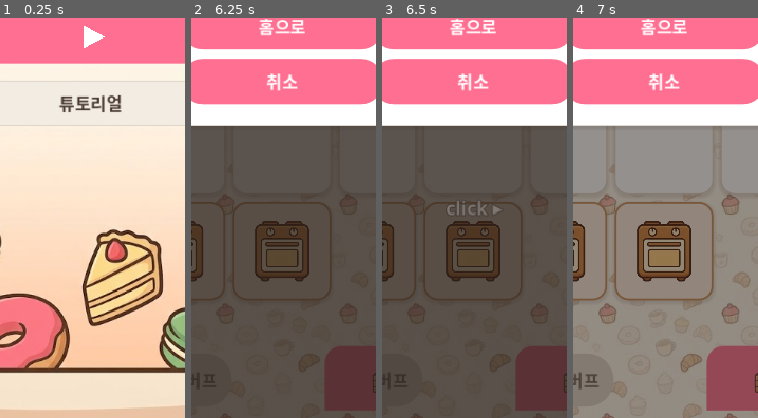
Above: before the commit, frames 1-4 (left to right).
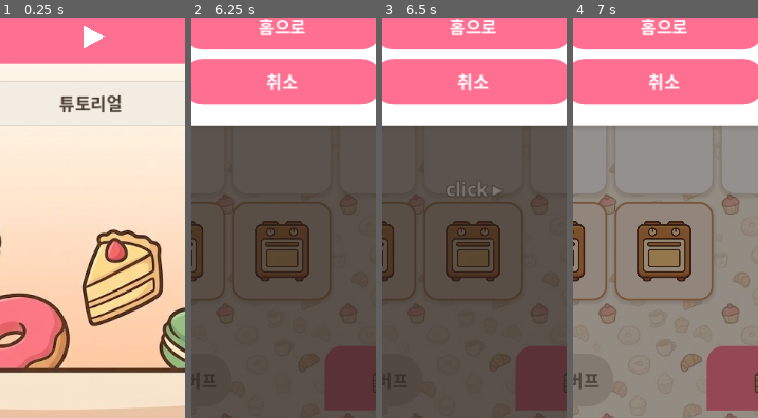
Above: after the commit, the same moments.

Repository: yellyB/game-slot-kitchen
Game: Godot game, scene res://scenes/Main.tscn
Two runs of this game, one before a commit and one after it. Both use one fixed random seed, a clock stepped at 60 frames per second and the inputs below. Sound files missing from this copy of the repository are replaced by a short silence.
Inputs (mouse positions are % of the whole screen's width and height, from its top left):
- Up to frame 1 (0.25 s): no input
- Up to frame 2 (6.25 s): click (21, 5) at 0.5 s; click "돈+10만" at 1.25 s; click "돈-5만" at 2 s; click "손님내보냄" at 2.75 s; click (10, 95) at 3.52 s; click (79, 95) at 4.25 s; click (50, 52) at 5.02 s; click (21, 5) at 5.75 s
- Up to frame 3 (6.5 s): no input
- Up to frame 4 (7 s): click "홈으로" at 6.5 s
The pictures show only the part of the screen within x 25-75%, y 50-100%; the shares and areas given below are measured in that part.

Frames 1-2 are identical in both runs. In frame 3, 0.6% of the frame differs, in the area x 35-65%, y 41-50%; in frame 4, nothing differs.

Commit message:
OPEN/CLOSE 배너 'click ▸' 힌트 위치 20px 위로
Co-Authored-By: Claude Opus 4.8 (1M context) <noreply@anthropic.com>

Diff:
--- a/scripts/main.gd
+++ b/scripts/main.gd
@@ -1046,7 +1046,7 @@
   var vp := get_viewport_rect().size
   img.pivot_offset = img.size * 0.5
   l.pivot_offset = l.size * 0.5
-  hint.position = Vector2((vp.x - hint.size.x) * 0.5, vp.y * 0.72)   # 하단 중앙
+  hint.position = Vector2((vp.x - hint.size.x) * 0.5, vp.y * 0.72 - 20.0)   # 하단 중앙(살짝 위로)
 
   if dim_fade > 0.0:
     create_tween().tween_property(dim, "modulate:a", 1.0, dim_fade)   # 배경 서서히 어두워짐
